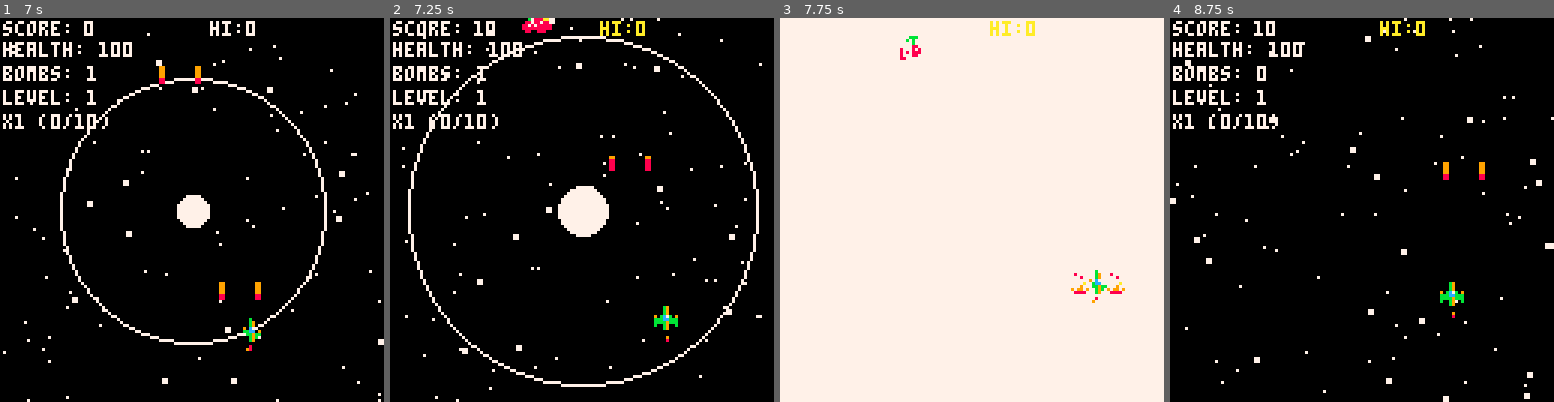
Above: before the commit, frames 1-4 (left to right).
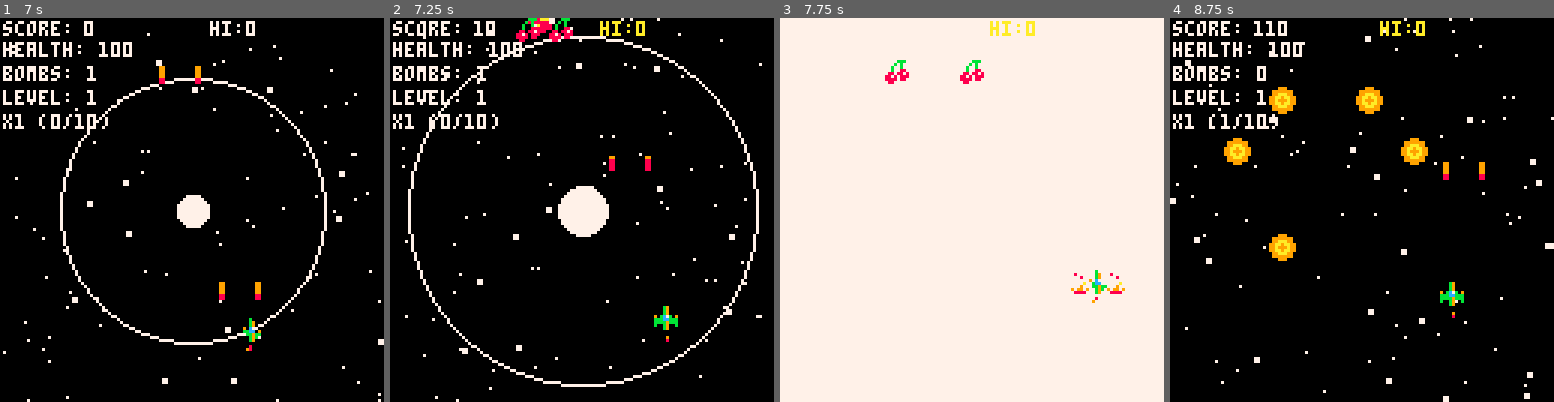
Above: after the commit, the same moments.

Repository: goblindriver/murdercrab
Game: PICO-8 cartridge pico8/murdercrab.p8
Two runs of this game, one before a commit and one after it. Both use one fixed random seed, a clock stepped at 60 frames per second and the inputs below.
Inputs:
- Up to frame 1 (7 s): tap X (X key) at 0.33, 1.07, 1.85, 2.97, 4.08, 5.2, 6.32 s; tap O (Z key) at 0.7, 1.7, 2.1, 2.5, 2.9, 3.3, 3.7, 4.1, 4.5, 4.9, 5.3, 5.7, 6.1, 6.5, 6.9 s; hold Right 1.6-2.1 s; hold Up 2.15-2.42 s; hold Right 2.47-3.03 s; hold Left 3.08-3.58 s; hold Down 3.63-3.97 s; hold Right 4.02-4.68 s; hold Up 4.73-5.03 s; hold Left 5.08-5.68 s; hold Down 5.73-6.03 s; hold Right 6.08-6.58 s; hold Right from 6.63 s (still down)
- Up to frame 2 (7.25 s): release Right at 7.13 s; hold Up from 7.18 s (still down)
- Up to frame 3 (7.75 s): tap O (Z key) at 7.3, 7.7 s; tap X (X key) at 7.43 s; release Up at 7.45 s; hold Right from 7.5 s (still down)
- Up to frame 4 (8.75 s): release Right at 8.07 s; tap O (Z key) at 8.1, 8.5 s; hold Left 8.12-8.62 s; tap X (X key) at 8.55 s; hold Down from 8.67 s (still down)

Frame 1 is identical in both runs. In frame 2, 0.4% of the frame differs, in the area x 32-48%, y 0-7%; in frame 3, 0.5%; in frame 4, 2.1%, in the area x 13-68%, y 0-64%.

Commit message:
juice: dynamic hit feedback, cherry rain, boss cherry drops
Hit feedback now varies max_radius (4-8), color (red/orange/yellow),
and shake (1-3) randomly for more visual punch. Cherry explosions
doubled (4-8 per kill), scatter faster, linger 50% longer (45 frames).
Bosses shed cherries on hit (40% chance, value 50) keeping multiplier
active during boss fights.

Co-Authored-By: Claude Opus 4.6 (1M context) <noreply@anthropic.com>

Diff:
--- a/pico8/murdercrab.p8
+++ b/pico8/murdercrab.p8
@@ -965,20 +965,20 @@
     width = 8, height = 8,
     speed = 4, dx = 0, dy = 0
   }
-  if ptype == "score" then p.timer = 30 end
+  if ptype == "score" then p.timer = 45 end
   add(powerups, p)
   return p
 end
 
 function spawn_powerup_explosion(x, y)
-  local total = flr(rnd(3)) + 2
+  local total = flr(rnd(5)) + 4
   local angle_inc = 1 / total
 
   for i = 1, total do
     local angle = angle_inc * i
     local p = spawn_powerup(x, y, "score", 100)
-    p.dx = cos(angle) * 2
-    p.dy = sin(angle) * 2
+    p.dx = cos(angle) * 3
+    p.dy = sin(angle) * 3
   end
 
   if rnd(1) < 0.05 then
@@ -1083,8 +1083,8 @@
 end
 
 function create_hit_feedback(x, y)
-  add(explosions, {x = x, y = y, radius = 1, max_radius = 4, life = 5, color = 10})
-  shake_amount = 1
+  add(explosions, {x = x, y = y, radius = 1, max_radius = 4 + rnd(4), life = 5, color = 8 + flr(rnd(3))})
+  shake_amount = 1 + flr(rnd(2))
   sfx(6, 3)
 end
 
@@ -1279,6 +1279,11 @@
           shake_amount = 3
           create_hit_feedback(mid(enemy.x, bullet.x + 4, enemy.x + enemy.width),
                               mid(enemy.y, bullet.y + 4, enemy.y + enemy.height))
+          if rnd(1) < 0.4 then
+            local p = spawn_powerup(bullet.x, bullet.y, "score", 50)
+            p.dx = rnd(4) - 2
+            p.dy = rnd(4) - 2
+          end
 
           if enemy.health <= 0 then
             create_explosion(enemy.x, enemy.y, 2)
